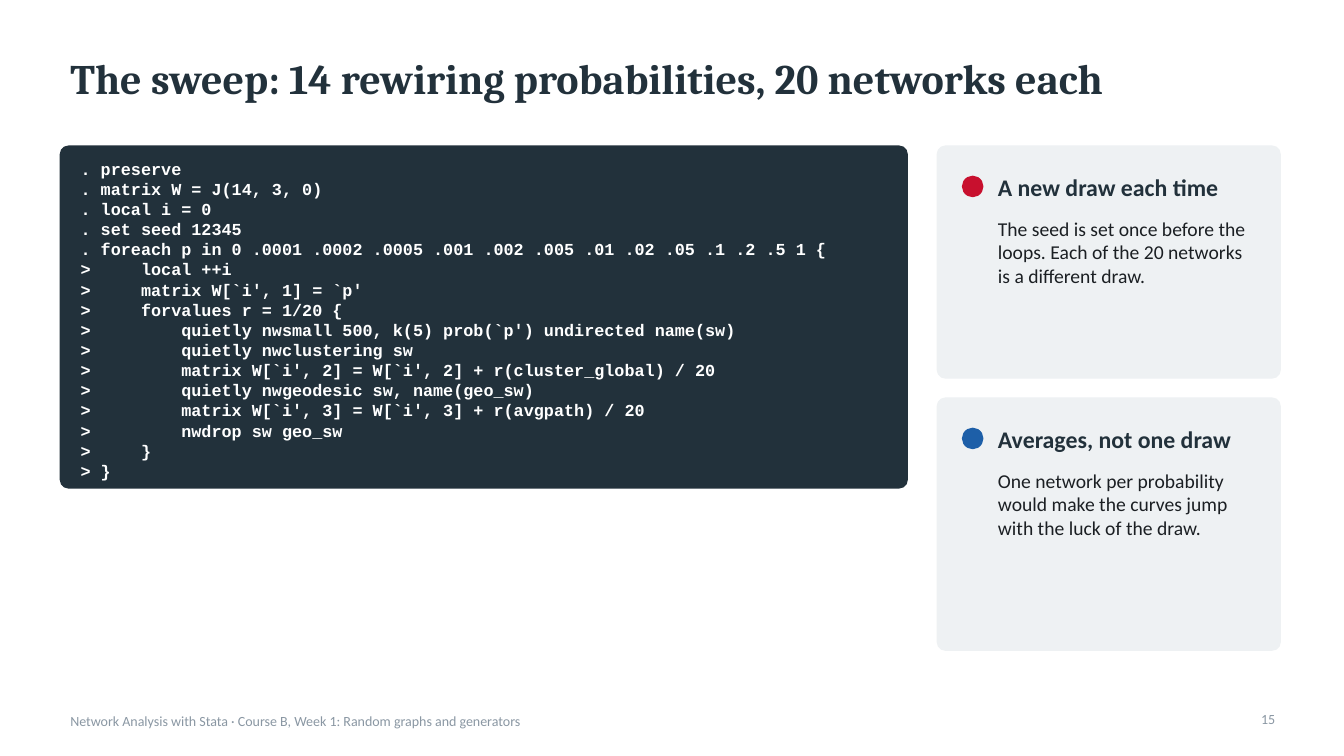
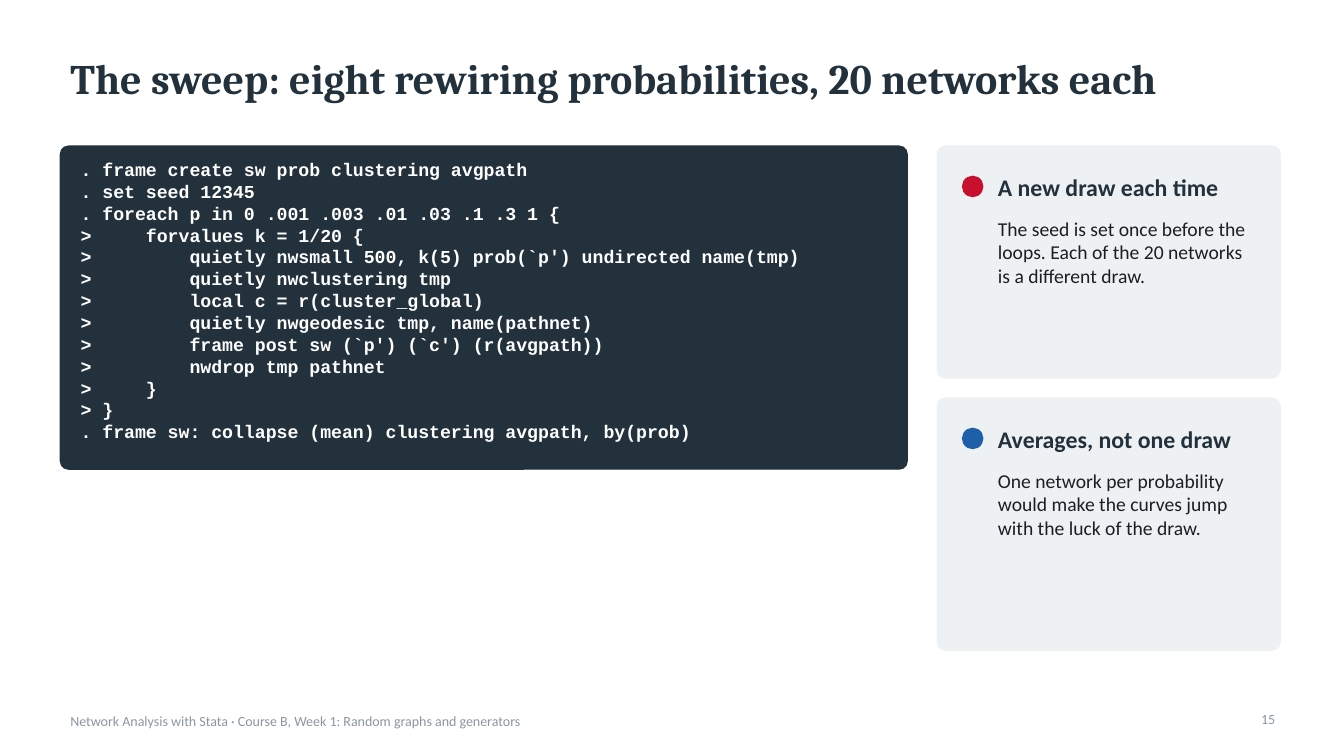
Before and after one commit to thomas-u-grund/nwcommands, a slide deck: slide 15 of website/book/teaching/slides/courseB_week01_random_graphs_generators.pptx. Drawn at 1344x756 pixels with LibreOffice and Linux fonts; fonts in the diff are those of the drawing. Boxes give left, top, right and bottom in pixels: in the first picture for what was removed or moved away, otherwise in the second. Text is boxed around its words. In the diff, an @@ line names an element or a change of style, - is before the commit and + after.

```diff
--- a/website/book/teaching/slides/courseB_week01_random_graphs_generators.pptx
+++ b/website/book/teaching/slides/courseB_week01_random_graphs_generators.pptx
@@ title at (70,64,1157,104): text changed @@
-The sweep: 14 rewiring probabilities, 20 networks each
+The sweep: eight rewiring probabilities, 20 networks each
@@ rounded rectangle: place and size @@
-rounded rectangle at (60,146,907,488)
+rounded rectangle at (60,146,907,469)
@@ rounded rectangle at (60,146,907,469): proportions changed @@
@@ text at (102,163,527,180): text changed; size 12 to 13 pt @@
-. preserve
-. matrix W = J(14, 3, 0)
-. local i = 0
+. frame create sw prob clustering avgpath
@@ text at (102,207,800,377): text changed; size 12 to 13 pt @@
-. foreach p in 0 .0001 .0002 .0005 .001 .002 .005 .01 .02 .05 .1 .2 .5 1 {
-> local ++i
-> matrix W[`i', 1] = `p'
-> forvalues r = 1/20 {
-> quietly nwsmall 500, k(5) prob(`p') undirected name(sw)
-> quietly nwclustering sw
-> matrix W[`i', 2] = W[`i', 2] + r(cluster_global) / 20
-> quietly nwgeodesic sw, name(geo_sw)
-> matrix W[`i', 3] = W[`i', 3] + r(avgpath) / 20
-> nwdrop sw geo_sw
+. foreach p in 0 .001 .003 .01 .03 .1 .3 1 {
+> forvalues k = 1/20 {
+> quietly nwsmall 500, k(5) prob(`p') undirected name(tmp)
+> quietly nwclustering tmp
+> local c = r(cluster_global)
+> quietly nwgeodesic tmp, name(pathnet)
+> frame post sw (`p') (`c') (r(avgpath))
+> nwdrop tmp pathnet
@@ text at (102,185,254,198): size 12 to 13 pt in ". set seed 12345", "> }", "> }" @@
@@ text at (102,426,691,442): paragraph added @@
+. frame sw: collapse (mean) clustering avgpath, by(prob)
```
Also in this commit, not shown: 11 other slides changed, 7 other files.
